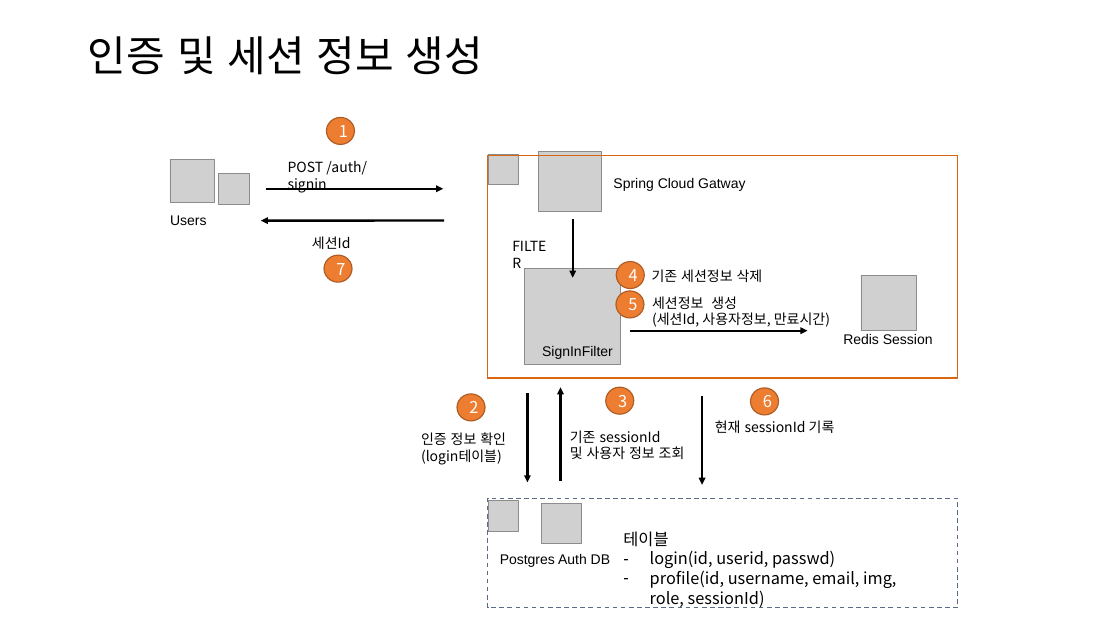
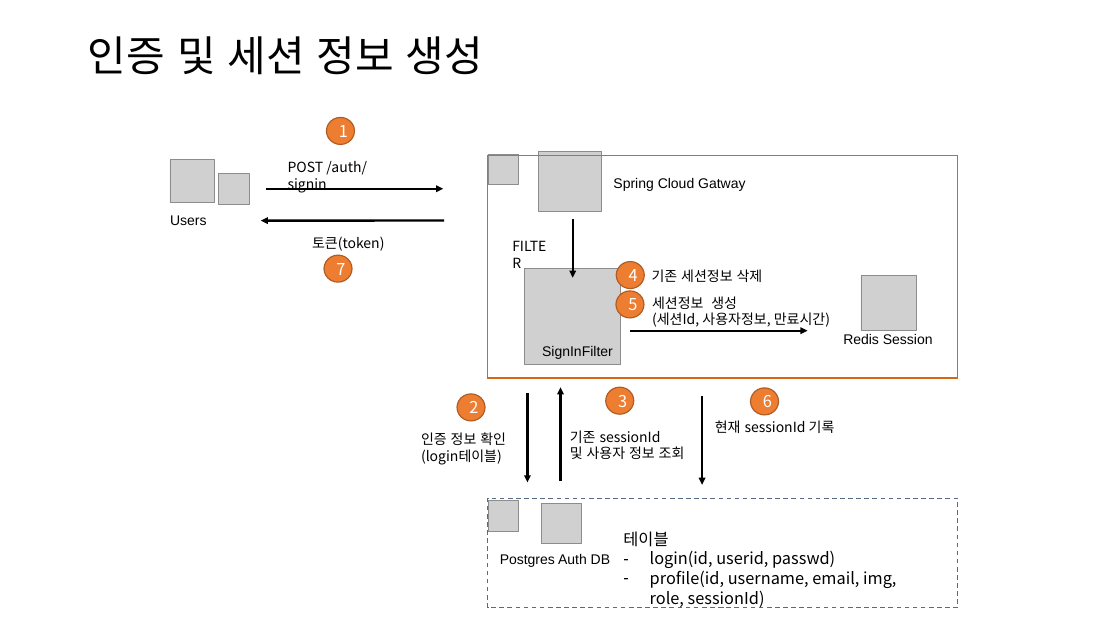
Before and after one commit to kdkcom1234/git2021, a slide deck: slide 10 of 8-msa/auth/-. 인증, 허가, 세션.pptx. Drawn at 1120x630 pixels with LibreOffice and Linux fonts; fonts in the diff are those of the drawing; grey boxes stand for pictures. Boxes give left, top, right and bottom in pixels: in the first picture for what was removed or moved away, otherwise in the second. Text is boxed around its words. In the diff, an @@ line names an element or a change of style, - is before the commit and + after.

```diff
--- a/8-msa/auth/-. 인증, 허가, 세션.pptx
+++ b/8-msa/auth/-. 인증, 허가, 세션.pptx
@@ text at box(312, 236, 384, 251): text changed @@
-세션Id
+토큰(token)
```
Also in this commit, not shown: 2 other slides changed, 1 slide added.
